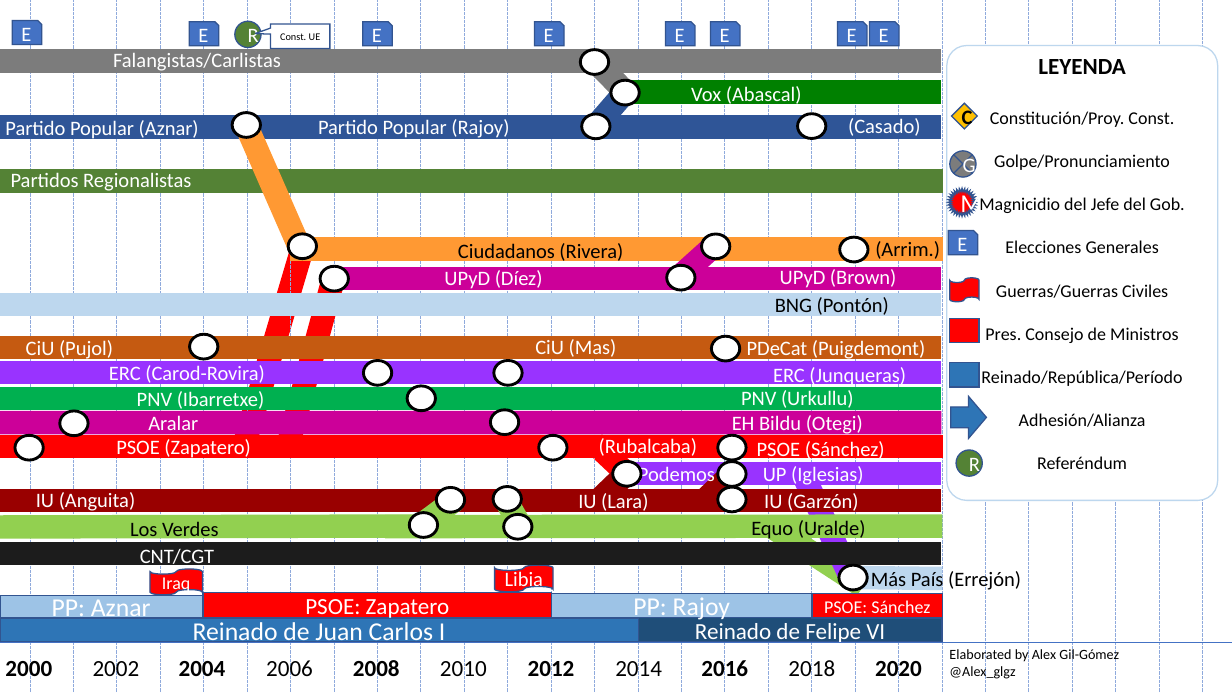
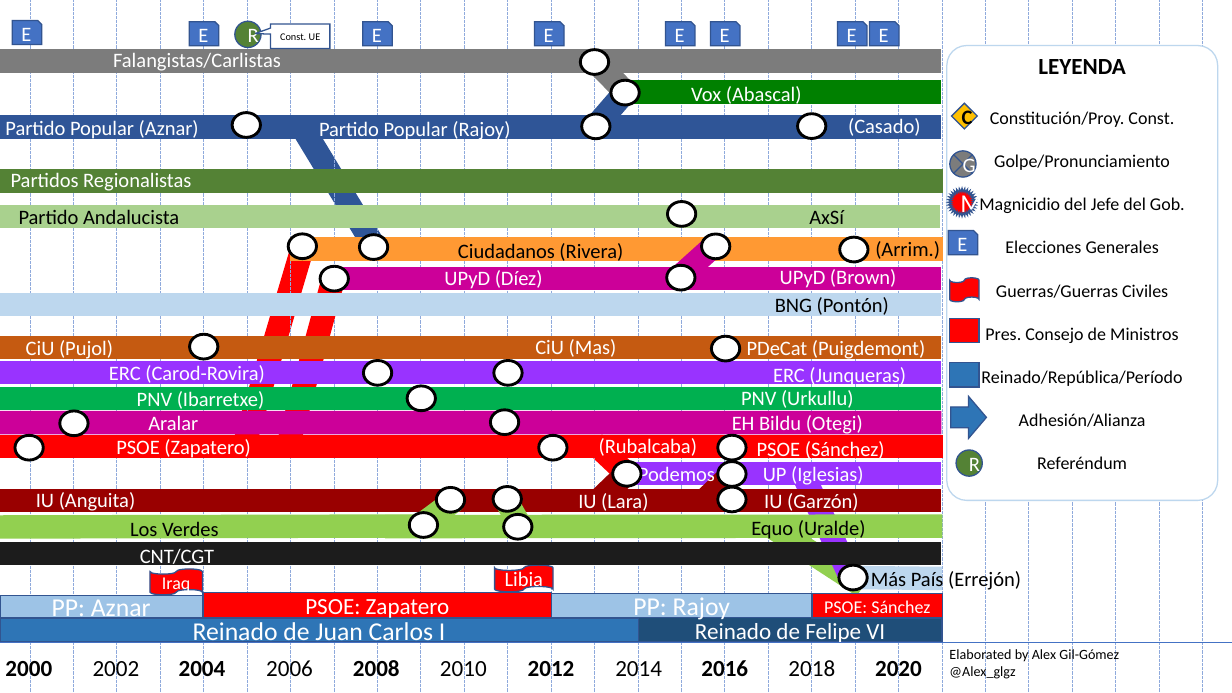
Before and after one commit to Alexggo/Spanish-History-Graph, a slide deck: slide 9 of Timeline.pptx. Drawn at 1232x693 pixels with LibreOffice and Linux fonts; fonts in the diff are those of the drawing. Boxes give left, top, right and bottom in pixels: in the first picture for what was removed or moved away, otherwise in the second. Text is boxed around its words. In the diff, an @@ line names an element or a change of style, - is before the commit and + after.

```diff
--- a/Timeline.pptx
+++ b/Timeline.pptx
@@ line moved from (247, 127) - (302, 252) to (303, 128) - (378, 252) @@
@@ line (303, 128) - (378, 252): stroke #FF9933 18.25 pt to #2F5597 18.25 pt @@
@@ text added at [19,209,179,230], 16 pt, text #000000 @@
+Partido Andalucista
@@ ellipse added at [667,201,696,226], fill #FFFFFF, outline #000000 2.25 pt, 18 pt, text #FFFFFF @@
+0
@@ line added from (0, 216) to (941, 216), #A9D18E 18.25 pt @@
@@ ellipse added at [360,235,388,260], fill #FFFFFF, outline #000000 2.25 pt, 18 pt, text #FFFFFF @@
+0
@@ text added at [809,210,844,230], 16 pt, text #000000 @@
+AxSí
```
Also in this commit, not shown: 4 other slides changed, 6 other files.
